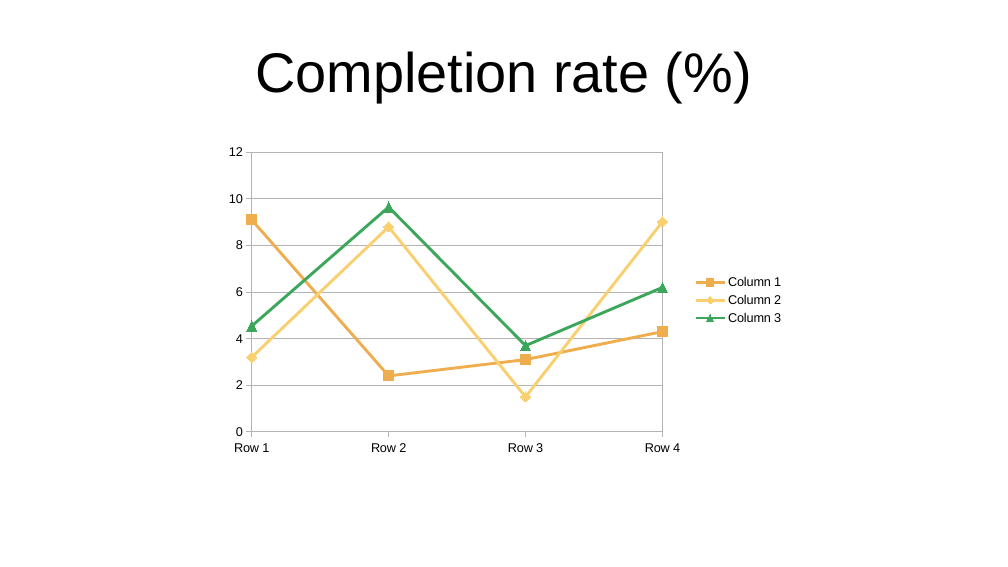
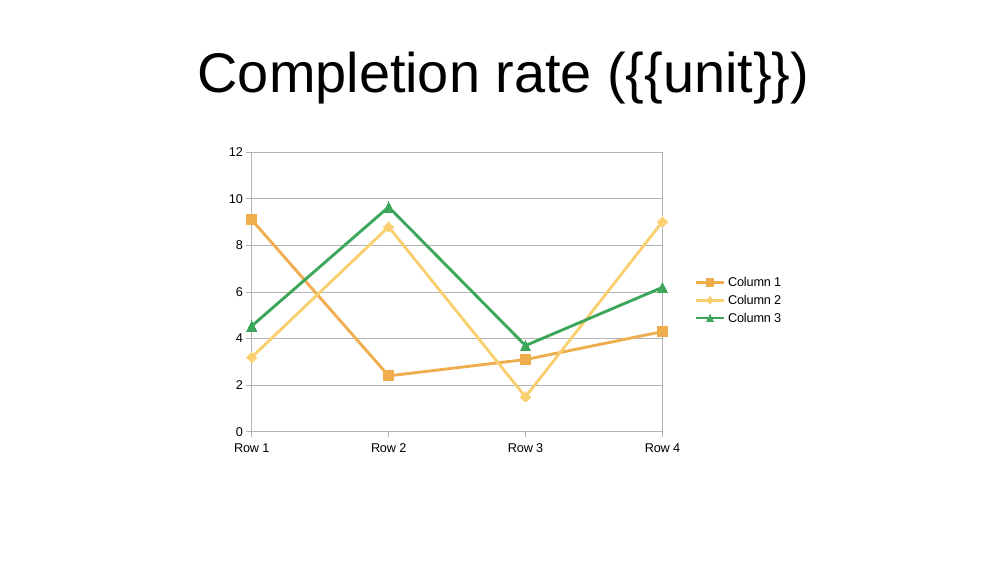
Before and after one commit to djaodjin/djaopsp, a slide deck: slide 1 of djaopsp/templates/app/reporting/completion-rate.pptx. Drawn at 1008x567 pixels with LibreOffice and Linux fonts; fonts in the diff are those of the drawing. Boxes give left, top, right and bottom in pixels: in the first picture for what was removed or moved away, otherwise in the second. Text is boxed around its words. In the diff, an @@ line names an element or a change of style, - is before the commit and + after.

```diff
--- a/djaopsp/templates/app/reporting/completion-rate.pptx
+++ b/djaopsp/templates/app/reporting/completion-rate.pptx
@@ text at box(198, 51, 809, 102): text changed @@
-Completion rate (%)
+Completion rate ({{unit}})
```
Also in this commit, not shown: 12 other files.
